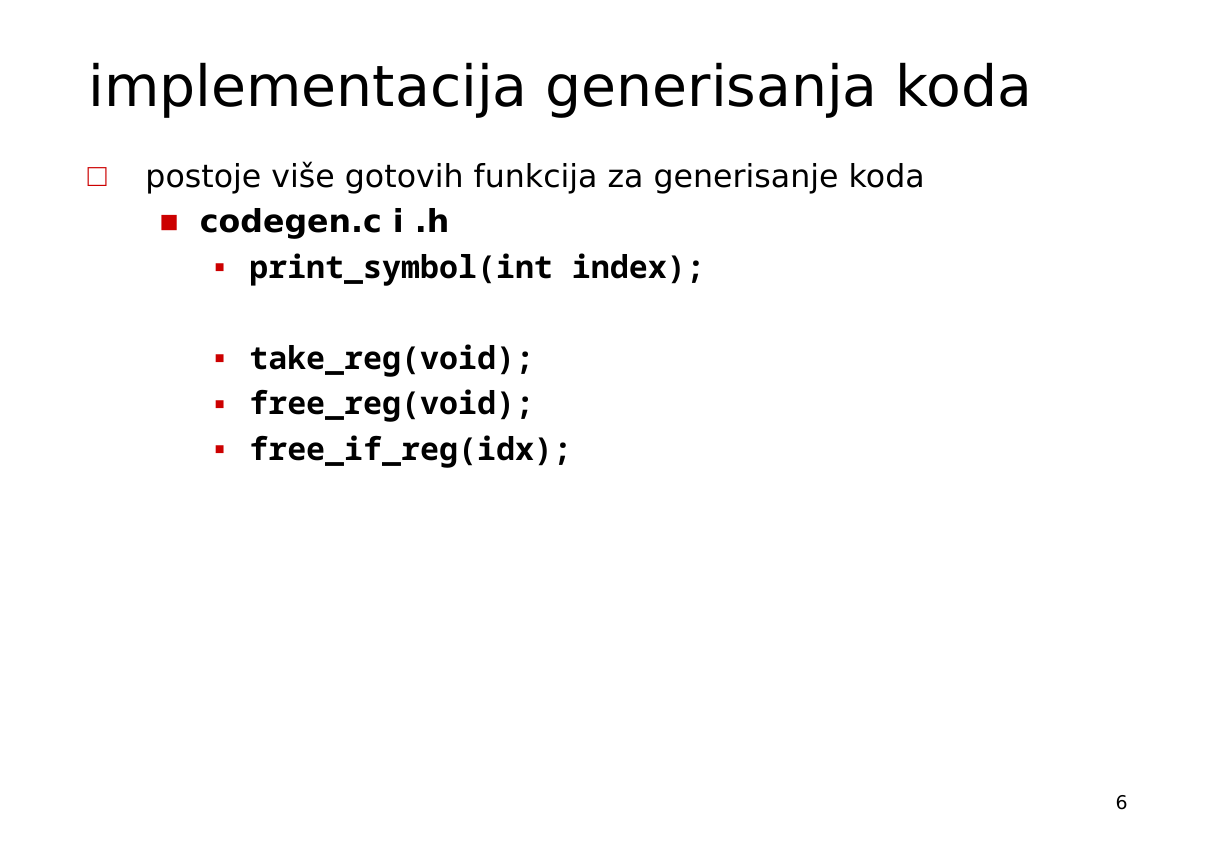
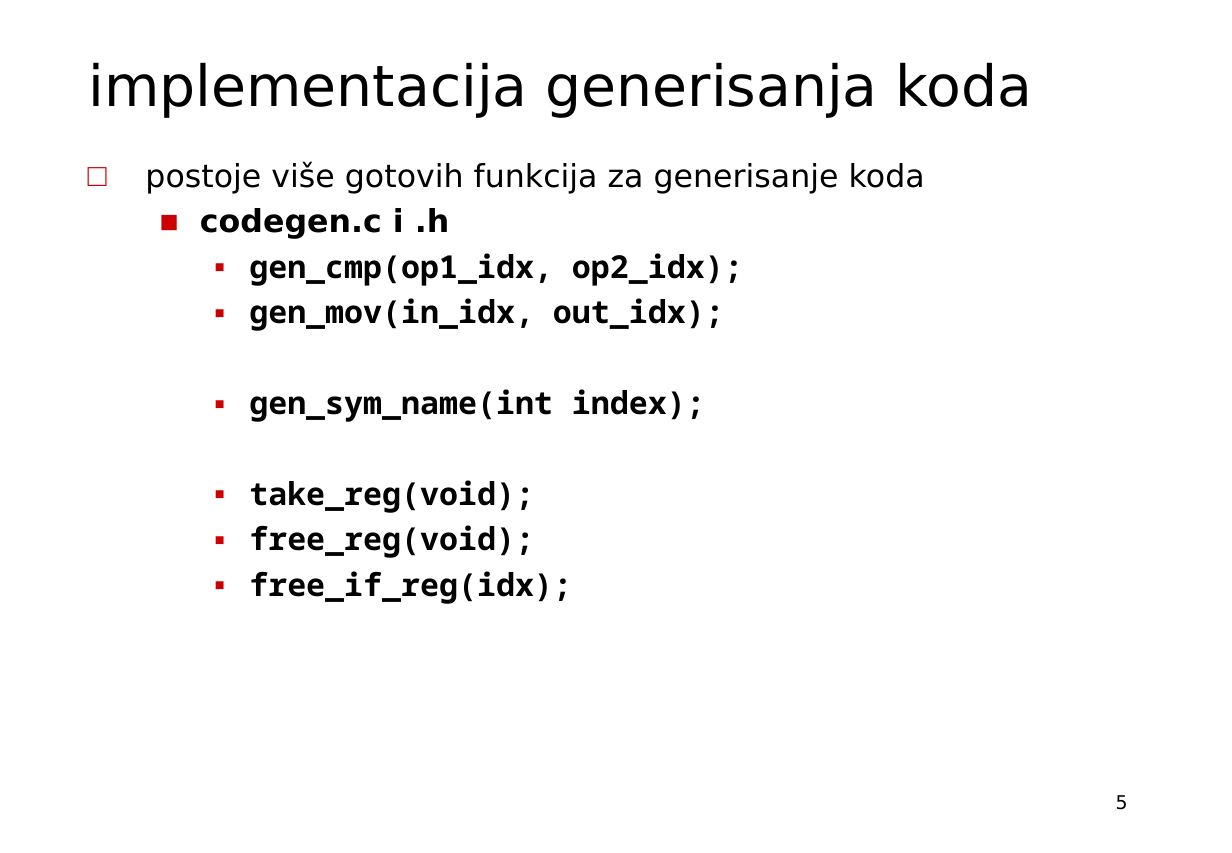
Before and after one commit to zsuvajdzin/pp-vezbe, a slide deck: slide 5 of vezba07/gk-uvod.odp (slide 6 before the commit). Drawn at 1232x853 pixels with LibreOffice and Linux fonts; fonts in the diff are those of the drawing; background and template pictures are left out. Boxes give left, top, right and bottom in pixels: in the first picture for what was removed or moved away, otherwise in the second. Text is boxed around its words. In the diff, an @@ line names an element or a change of style, - is before the commit and + after.

```diff
--- a/vezba07/gk-uvod.odp
+++ b/vezba07/gk-uvod.odp
@@ text at bbox=[249, 253, 743, 422]: text changed @@
-    ▪ print_symbol(int index);
+    ▪ gen_cmp(op1_idx, op2_idx);
+    ▪ gen_mov(in_idx, out_idx);
+    ▪ gen_sym_name(int index);
@@ page number at bbox=[1116, 795, 1128, 810]: text changed @@
-6
+5
```
Also in this commit, not shown: 1 slide removed, 22 other files.
